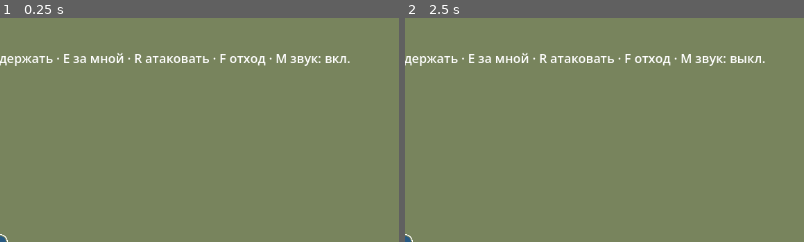
Above: before the commit, frames 1-2 (left to right).
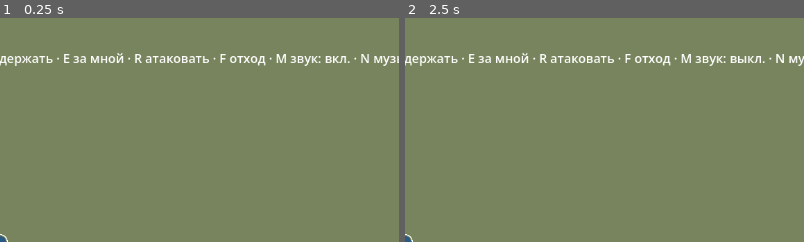
Above: after the commit, the same moments.

Repository: akglebak16/iron-standard
Game: Godot game, scene res://app/main.tscn
Same seed, same stepped clock (60 frames per second), same inputs: the game is played once before the commit and once after it.
Inputs (mouse positions are % of the whole screen's width and height, from its top left):
- Up to frame 1 (0.25 s): no input
- Up to frame 2 (2.5 s): tap Enter at 0.5 s; move the mouse to (72, 45) at 0.52 s; hold D 0.53-1.28 s; tap N at 0.6, 1.55, 2.1 s; click (72, 45) at 0.67 s; tap M at 0.8, 1.35, 2.3 s; move the mouse to (30, 55) at 1.27 s; hold S 1.28-2.03 s; move the mouse to (60, 28) at 2.02 s; hold D from 2.03 s (still down)
The pictures show only the part of the screen within x 50-100%, y 0-50%; the shares and areas given below are measured in that part.

The runs differ from the first frame. In frame 1, 0.2% of the frame differs, in the area x 88-100%, y 16-22%; in frame 2, 0.2%.

Commit message:
Перенести боевую музыку и настройки звука

Diff:
--- /dev/null
+++ b/godot/app/audio_preferences.gd
@@ -0,0 +1,27 @@
+extends RefCounted
+## App-owned persistence for audio preferences shared by game scenes.
+const DEFAULT_PATH := "user://audio.cfg"
+const SECTION := "audio"
+const EFFECTS_KEY := "effects"
+const MUSIC_KEY := "music"
+
+var _path: String
+
+func _init(path: String = DEFAULT_PATH) -> void:
+	_path = path
+
+func read() -> Dictionary:
+	var config := ConfigFile.new()
+	if config.load(_path) != OK:
+		return {"effects": true, "music": true}
+	return {"effects": _read_flag(config, EFFECTS_KEY), "music": _read_flag(config, MUSIC_KEY)}
+
+func save(effects: bool, music: bool) -> Error:
+	var config := ConfigFile.new()
+	config.set_value(SECTION, EFFECTS_KEY, effects)
+	config.set_value(SECTION, MUSIC_KEY, music)
+	return config.save(_path)
+
+static func _read_flag(config: ConfigFile, key: String) -> bool:
+	var value: Variant = config.get_value(SECTION, key, true)
+	return value if value is bool else true
--- a/godot/app/main.gd
+++ b/godot/app/main.gd
@@ -11,6 +11,7 @@
 const GoodsCatalog = preload("res://campaign/data/goods_catalog.gd")
 const CompanionProfile = preload("res://characters/rules/companion_profile.gd")
 const HeroGear = preload("res://equipment/rules/hero_gear.gd")
+const AudioPreferences = preload("res://app/audio_preferences.gd")
 const REWARD_SEED_OFFSET := 1
 const DEMO_REWARD_TEXT := "\nПогибло: %d · Ранено: %d · Золото: %+d · Опыт: +%d · Трофеи: %s"
 const NO_DROPS := "—"
@@ -24,6 +25,7 @@
 @export var battle_setup: Setup = preload("res://battle/data/demo_battle.tres")
 var _demo_party: Dictionary
 var _demo_world: Dictionary
+var audio_preferences := AudioPreferences.new()
 
 func _ready() -> void:
 	var catalog := Catalog.new()
@@ -51,7 +53,9 @@
 		return
 	var view = BattleView.instantiate()
 	view.name = "Battle"
-	view.configure(session)
+	var audio := audio_preferences.read()
+	view.configure(session, audio.effects, audio.music)
+	view.audio_preferences_changed.connect(_save_audio_preferences)
 	var profile := battle_setup.hero_profile.duplicate(true)
 	var roster: Array[Dictionary] = []
 	for saved in battle_setup.companion_profiles:
@@ -67,6 +71,11 @@
 	var bridge := EncounterAftermath.new(session)
 	view.battle_finished.connect(_show_aftermath.bind(view, bridge, opponent, mounted, catalog, gear_catalog, goods, rng, companion_catalog, perk_catalog), CONNECT_ONE_SHOT)
 	add_child(view)
+
+func _save_audio_preferences(effects: bool, music: bool) -> void:
+	var error := audio_preferences.save(effects, music)
+	if error != OK:
+		push_warning("Cannot save audio preferences: " + error_string(error))
 
 func _show_aftermath(view: Node2D, bridge: EncounterAftermath, opponent: Dictionary, mounted: bool, troops: Catalog, gear: GearCatalog, goods: GoodsCatalog, rng: RandomNumberGenerator, companions: CompanionCatalog, perks: PerkCatalog) -> void:
 	var resolved := bridge.resolve(_demo_party, opponent, mounted, troops, gear, goods, rng, companions, perks, _demo_world)
--- /dev/null
+++ b/godot/battle/presentation/audio/battle_music.gd
@@ -0,0 +1,122 @@
+extends Node
+const Bank = preload("res://battle/presentation/audio/sound_bank.gd")
+
+const SCALE := [146.83, 164.81, 174.61, 196.0, 220.0, 246.94]
+const NOTE_INTERVAL := 0.5
+const INTERVAL_MIN := 0.8
+const INTERVAL_MAX := 1.5
+const LOW_OCTAVE_CHANCE := 0.25
+const DRUM_CHANCE := 0.5
+const NOTE_SECONDS := 0.9
+const NOTE_ATTACK := 0.04
+const NOTE_GAIN := 0.06
+const NOTE_CUTOFF := 500.0
+const DRUM_START := 90.0
+const DRUM_END := 40.0
+const DRUM_SWEEP := 0.25
+const DRUM_SECONDS := 0.3
+const DRUM_GAIN := 0.35
+const ECHO_SECONDS := 0.38
+const ECHO_FEEDBACK := 0.45
+const ECHO_TAPS := 6
+const MUSIC_GAIN := 0.5
+const NOTE_VOICES := 8
+const DRUM_VOICES := 7
+
+static var _notes: Array[AudioStreamWAV] = []
+static var _drum: AudioStreamWAV
+var _rng := RandomNumberGenerator.new()
+var _until_note := 0.0
+var _note_players: Array[AudioStreamPlayer] = []
+var _drum_players: Array[AudioStreamPlayer] = []
+var enabled := true:
+	set(value):
+		enabled = value
+		for player in _note_players + _drum_players:
+			player.stream_paused = not enabled
+
+func _ready() -> void:
+	_rng.randomize()
+	if enabled:
+		_prepare()
+
+func advance(dt: float) -> void:
+	if not enabled or dt <= 0.0:
+		return
+	_until_note -= dt
+	if _until_note > 0.0:
+		return
+	_until_note = NOTE_INTERVAL * _rng.randf_range(INTERVAL_MIN, INTERVAL_MAX)
+	if _note_players.is_empty():
+		_prepare()
+	var pitch := _rng.randi_range(0, SCALE.size() - 1)
+	if _rng.randf() < LOW_OCTAVE_CHANCE:
+		pitch += SCALE.size()
+	_play(_note_players, _notes[pitch])
+	if _rng.randf() < DRUM_CHANCE:
+		_play(_drum_players, _drum)
+
+func _prepare() -> void:
+	if _notes.is_empty():
+		for octave in [1.0, 0.5]:
+			for pitch in SCALE:
+				_notes.append(_note(pitch * octave))
+		_drum = _make_drum()
+	for i in NOTE_VOICES:
+		_note_players.append(_make_player())
+	for i in DRUM_VOICES:
+		_drum_players.append(_make_player())
+
+func _make_player() -> AudioStreamPlayer:
+	var player := AudioStreamPlayer.new()
+	player.volume_db = linear_to_db(Bank.MASTER_GAIN * MUSIC_GAIN)
+	add_child(player)
+	return player
+
+static func _play(players: Array[AudioStreamPlayer], stream: AudioStreamWAV) -> void:
+	for player in players:
+		if not player.playing:
+			player.stream = stream
+			player.play()
+			return
+
+static func _note(frequency: float) -> AudioStreamWAV:
+	var frames := ceili(NOTE_SECONDS * Bank.MIX_RATE)
+	var dry := PackedFloat32Array()
+	dry.resize(frames)
+	var cutoff := 1.0 - exp(-TAU * NOTE_CUTOFF / Bank.MIX_RATE)
+	var filtered := 0.0
+	for i in frames:
+		var time := float(i) / Bank.MIX_RATE
+		var phase := fposmod(time * frequency, 1.0)
+		filtered += (phase * 2.0 - 1.0 - filtered) * cutoff
+		var gain := NOTE_GAIN * time / NOTE_ATTACK if time < NOTE_ATTACK else _decay(NOTE_GAIN, (time - NOTE_ATTACK) / (NOTE_SECONDS - NOTE_ATTACK))
+		dry[i] = filtered * gain
+	return _echo(dry)
+
+static func _make_drum() -> AudioStreamWAV:
+	var frames := ceili(DRUM_SECONDS * Bank.MIX_RATE)
+	var dry := PackedFloat32Array()
+	dry.resize(frames)
+	var phase := 0.0
+	for i in frames:
+		var time := float(i) / Bank.MIX_RATE
+		dry[i] = sin(phase * TAU) * _decay(DRUM_GAIN, time / DRUM_SECONDS)
+		var frequency := DRUM_START * pow(DRUM_END / DRUM_START, minf(time / DRUM_SWEEP, 1.0))
+		phase += frequency / Bank.MIX_RATE
+	return _echo(dry)
+
+static func _decay(gain: float, progress: float) -> float:
+	return gain * pow(Bank.ENVELOPE_FLOOR / gain, progress)
+
+static func _echo(dry: PackedFloat32Array) -> AudioStreamWAV:
+	var samples := dry.duplicate()
+	var delay := roundi(ECHO_SECONDS * Bank.MIX_RATE)
+	samples.resize(dry.size() + delay * ECHO_TAPS)
+	var gain := 1.0
+	for tap in range(1, ECHO_TAPS + 1):
+		var offset := tap * delay
+		for i in dry.size():
+			samples[offset + i] += dry[i] * gain
+		gain *= ECHO_FEEDBACK
+	return Bank.pcm_stream(samples)
--- a/godot/battle/presentation/audio/combat_audio.gd
+++ b/godot/battle/presentation/audio/combat_audio.gd
@@ -3,7 +3,6 @@
 const Bank = preload("res://battle/presentation/audio/sound_bank.gd")
 const Config = preload("res://battle/config.gd")
 
-const MASTER_GAIN := 0.55
 const NEAR_GAIN := 1.15
 const ATTENUATION_DISTANCE := 900.0
 const MIN_DISTANCE_GAIN := 0.06
@@ -42,7 +41,7 @@
 			if voice.playing:
 				continue
 			voice.stream = _bank[sound]
-			voice.volume_db = linear_to_db(MASTER_GAIN * distance_gain(event, listener))
+			voice.volume_db = linear_to_db(Bank.MASTER_GAIN * distance_gain(event, listener))
 			voice.play()
 			_last_played[sound] = _clock
 			break
--- a/godot/battle/presentation/audio/sound_bank.gd
+++ b/godot/battle/presentation/audio/sound_bank.gd
@@ -5,6 +5,7 @@
 enum Filter { LOW, HIGH, BAND }
 
 const MIX_RATE := 22050
+const MASTER_GAIN := 0.55
 const ATTACK_SECONDS := 0.006
 const ENVELOPE_FLOOR := 0.0001
 const PCM_MAX := 32767.0
@@ -54,9 +55,9 @@
 			_mix_tone(samples, layer, frames, offset)
 		else:
 			_mix_noise(samples, layer, frames, rng)
-	return _stream(samples)
+	return pcm_stream(samples)
 
-static func _stream(samples: PackedFloat32Array) -> AudioStreamWAV:
+static func pcm_stream(samples: PackedFloat32Array) -> AudioStreamWAV:
 	var pcm := PackedByteArray()
 	pcm.resize(samples.size() * 2)
 	for i in samples.size():
@@ -136,4 +137,4 @@
 				envelope = _decay(gain, release)
 			samples[i] += filtered * envelope
 			phase = fposmod(phase + frequency / MIX_RATE, 1.0)
-	return _stream(samples)
+	return pcm_stream(samples)
--- a/godot/battle/presentation/demo_config.gd
+++ b/godot/battle/presentation/demo_config.gd
@@ -11,7 +11,7 @@
 const VICTORY := "Победа"
 const DEFEAT := "Поражение"
 const IN_PROGRESS := "Бой"
-const SOUND_HINT := " · M звук: %s"
+const SOUND_HINT := " · M звук: %s · N музыка: %s"
 const SOUND_ON := "вкл."
 const SOUND_OFF := "выкл."
 const HUD_TEXT := "%s  |  Свои: %d  Враги: %d  Силы: %d\nWASD ходить · Shift бег · ЛКМ удар · ПКМ блок · 1–4 группа · Q держать · E за мной · R атаковать · F отход"
--- a/godot/battle/presentation/view.gd
+++ b/godot/battle/presentation/view.gd
@@ -7,8 +7,10 @@
 const ProjectileView = preload("res://battle/presentation/projectile_view.gd")
 const CombatFeedback = preload("res://battle/presentation/combat_feedback.gd")
 const CombatAudio = preload("res://battle/presentation/audio/combat_audio.gd")
+const BattleMusic = preload("res://battle/presentation/audio/battle_music.gd")
 
 signal battle_finished
+signal audio_preferences_changed(effects: bool, music: bool)
 
 @onready var camera: Camera2D = $Camera
 @onready var status: Label = $Hud/Status
@@ -17,11 +19,16 @@
 var _selection := Config.ALL_GROUPS
 var _feedback := CombatFeedback.new()
 var _audio: CombatAudio
+var _music: BattleMusic
+var _effects_enabled := true
+var _music_enabled := true
 var _result_summary := ""
 
-func configure(session: Session) -> void:
+func configure(session: Session, effects_enabled: bool = true, music_enabled: bool = true) -> void:
 	assert(not is_inside_tree(), "Configure battle before adding it to the tree")
 	_session = session
+	_effects_enabled = effects_enabled
+	_music_enabled = music_enabled
 
 func get_battle_snapshot() -> Dictionary:
 	return _session.snapshot() if _session != null else {}
@@ -38,7 +45,11 @@
 		return
 	camera.zoom = Vector2.ONE * Demo.CAMERA_ZOOM
 	_audio = CombatAudio.new()
+	_audio.enabled = _effects_enabled
 	add_child(_audio)
+	_music = BattleMusic.new()
+	_music.enabled = _music_enabled
+	add_child(_music)
 	_refresh()
 
 func _physics_process(dt: float) -> void:
@@ -47,6 +58,7 @@
 			_feedback.advance(dt, [])
 			queue_redraw()
 		return
+	_music.advance(dt)
 	if _frame.outcome == Session.Outcome.RUNNING:
 		var input := HeroInput.new()
 		input.move = Vector2(float(Input.is_key_pressed(KEY_D)) - float(Input.is_key_pressed(KEY_A)), float(Input.is_key_pressed(KEY_S)) - float(Input.is_key_pressed(KEY_W)))
@@ -69,8 +81,9 @@
 		return
 	match event.keycode:
 		KEY_M:
-			_audio.enabled = not _audio.enabled
-			_update_status()
+			_set_audio_preferences(not _effects_enabled, _music_enabled)
+		KEY_N:
+			_set_audio_preferences(_effects_enabled, not _music_enabled)
 		KEY_1: _selection = Config.GROUP_INFANTRY
 		KEY_2: _selection = Config.GROUP_ARCHERS
 		KEY_3: _selection = Config.GROUP_CAVALRY
@@ -79,6 +92,14 @@
 		KEY_E: _session.issue_order(Config.ORDER_FOLLOW, _frame.hero_position, _selection)
 		KEY_R: _session.issue_order(Config.ORDER_CHARGE, _frame.hero_position, _selection)
 		KEY_F: _session.issue_order(Config.ORDER_RETREAT, _frame.hero_position, _selection)
+
+func _set_audio_preferences(effects: bool, music: bool) -> void:
+	_effects_enabled = effects
+	_music_enabled = music
+	_audio.enabled = effects
+	_music.enabled = music
+	_update_status()
+	audio_preferences_changed.emit(effects, music)
 
 func _refresh() -> void:
 	# One detached read per physics tick, reused by HUD and drawing.
@@ -94,7 +115,7 @@
 		Session.Outcome.VICTORY: label = Demo.VICTORY
 		Session.Outcome.DEFEAT: label = Demo.DEFEAT
 	status.text = Demo.HUD_TEXT % [label, _frame.counts[0], _frame.counts[1], int(_frame.stamina)]
-	status.text += Demo.SOUND_HINT % [Demo.SOUND_ON if _audio.enabled else Demo.SOUND_OFF]
+	status.text += Demo.SOUND_HINT % [Demo.SOUND_ON if _effects_enabled else Demo.SOUND_OFF, Demo.SOUND_ON if _music_enabled else Demo.SOUND_OFF]
 	var journal := _feedback.journal()
 	if not journal.is_empty():
 		status.text += "\n" + journal
--- a/godot/battle/tests/presentation/test_combat_audio.gd
+++ b/godot/battle/tests/presentation/test_combat_audio.gd
@@ -2,6 +2,7 @@
 const Audio = preload("res://battle/presentation/audio/combat_audio.gd")
 const Bank = preload("res://battle/presentation/audio/sound_bank.gd")
 const Event = preload("res://battle/combat_event.gd")
+const Music = preload("res://battle/presentation/audio/battle_music.gd")
 
 func _initialize() -> void:
 	var bank := Bank.build()
@@ -30,5 +31,12 @@
 	assert(Audio.sound_for({"kind": Event.Kind.ORDER_APPLIED, "order": "charge"}) == Bank.Sound.HORN)
 	assert(Audio.sound_for({"kind": Event.Kind.WALL_ALERT}) == Bank.Sound.ENEMY_HORN)
 	assert(Audio.distance_gain({"kind": Event.Kind.BATTLE_STARTED}, Vector2(3000, 1000)) == 1.0)
+	var note := Music._note(146.83)
+	var offset := roundi(0.38 * Bank.MIX_RATE) * 2
+	var sample := roundi(0.04 * Bank.MIX_RATE) * 2
+	assert(note.get_length() > 3.0)
+	assert(absi(note.data.decode_s16(sample + 3 * offset)) > 20)
+	var drum := Music._make_drum()
+	assert(drum.get_length() > 2.5 and drum.data.decode_s16(10) != 0)
 	print("Combat audio tests passed")
 	quit(0)
--- a/godot/battle/tests/presentation/test_scene.gd
+++ b/godot/battle/tests/presentation/test_scene.gd
@@ -2,6 +2,7 @@
 const Session = preload("res://battle/application/session.gd")
 const Config = preload("res://battle/config.gd")
 const Combat = preload("res://battle/rules/combat.gd")
+const AudioPreferences = preload("res://app/audio_preferences.gd")
 const TICK := 1.0 / 60.0
 
 func _initialize() -> void:
@@ -11,6 +12,10 @@
 	var packed: PackedScene = load("res://app/main.tscn")
 	assert(packed != null)
 	var scene = packed.instantiate()
+	var path := "res://.godot/test-audio-%d.cfg" % OS.get_process_id()
+	assert(DirAccess.make_dir_recursive_absolute("res://.godot") == OK)
+	scene.audio_preferences = AudioPreferences.new(path)
+	assert(scene.audio_preferences.save(true, true) == OK)
 	root.add_child(scene)
 	await process_frame
 	var view = scene.get_node("Battle")
@@ -25,6 +30,7 @@
 	await physics_frame
 	await process_frame
 	assert(view.get_battle_snapshot().tick > 0)
+	assert(view._music._note_players.any(func(player): return player.playing))
 	assert(view.get_node("Camera").position == view.get_battle_snapshot().hero_position)
 	var session: Session = view._session
 	var target = session._state.units.filter(func(unit): return unit.side == 1)[0]
@@ -41,6 +47,11 @@
 	mute.pressed = true
 	view._unhandled_input(mute)
 	assert(not view._audio.enabled and view.status.text.contains("звук: выкл."))
+	assert(view._music.enabled)
+	mute.keycode = KEY_N
+	view._unhandled_input(mute)
+	assert(not view._music.enabled and view.status.text.contains("музыка: выкл."))
+	assert(AudioPreferences.new(path).read() == {"effects": false, "music": false})
 	var flight: Dictionary = view.get_battle_snapshot().shots[0]
 	assert(flight.origin.is_finite() and flight.progress > 0.0 and flight.progress < 1.0)
 	await process_frame
@@ -57,17 +68,22 @@
 	assert(scene._demo_world.parties.is_empty())
 	view._physics_process(TICK)
 	assert(view.get_node("Hud/Status").text == text)
-	_check_defeat(packed)
+	_check_defeat(packed, path)
+	assert(DirAccess.remove_absolute(path) == OK)
 	print("Scene tests passed")
 	quit(0)
 
-func _check_defeat(packed: PackedScene) -> void:
+func _check_defeat(packed: PackedScene, path: String) -> void:
 	var scene = packed.instantiate()
+	scene.audio_preferences = AudioPreferences.new(path)
 	scene.battle_setup = scene.battle_setup.duplicate(true)
 	scene.battle_setup.player_army.clear()
 	scene.battle_setup.companion_profiles.clear()
 	root.add_child(scene)
 	var view = scene.get_node("Battle")
+	assert(not view._audio.enabled and not view._music.enabled)
+	view._music.advance(1.0)
+	assert(view._music._note_players.is_empty())
 	var session: Session = view._session
 	session._state.kill(session._hero)
 	view._physics_process(TICK)
Not shown, changed: CHANGELOG.md
Not shown, changed: godot/ARCHITECTURE.md
Not shown, changed: godot/MIGRATION_CHECKLIST.md
Not shown, changed: shareness/lessons.md
